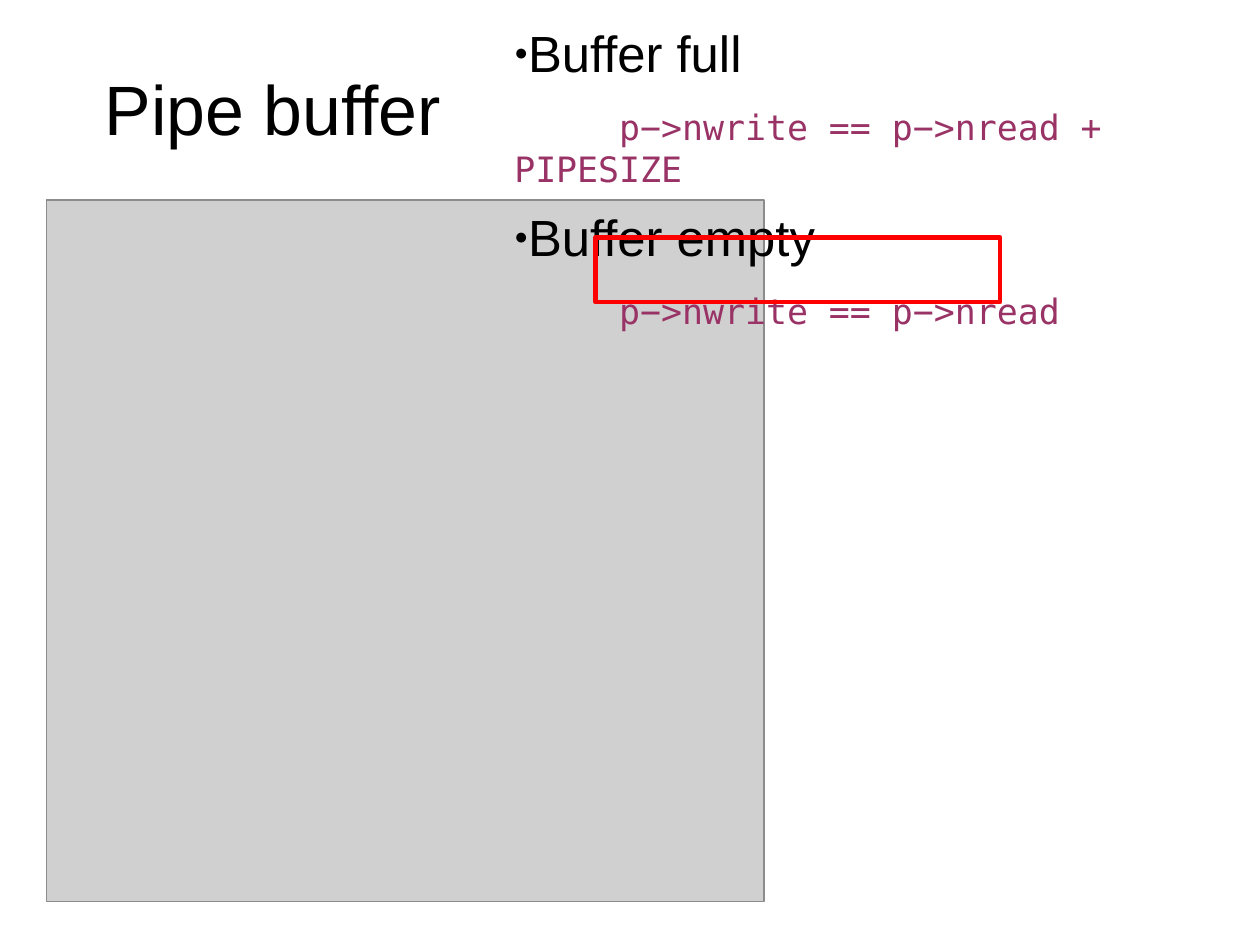
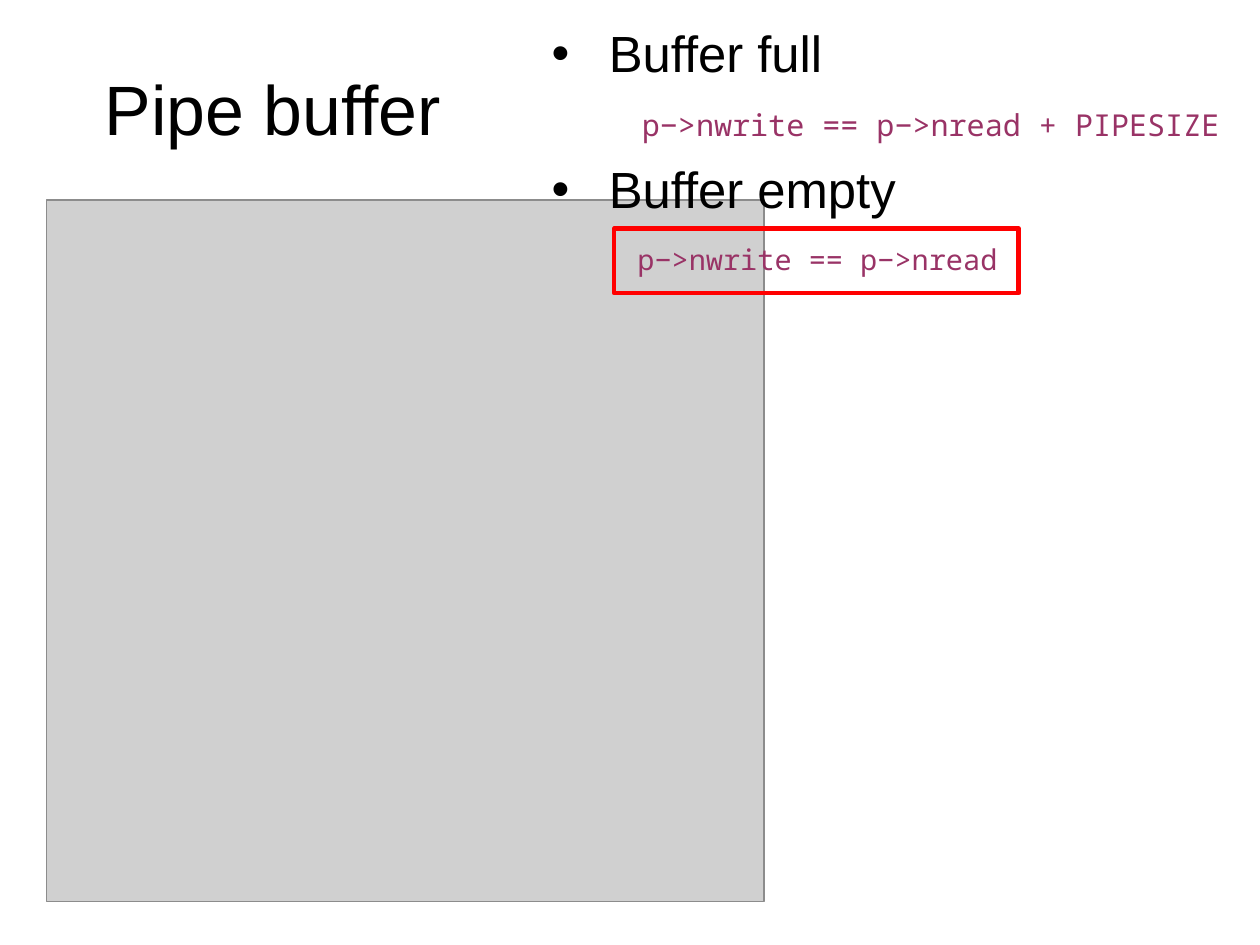
Before and after one commit to mars-research/cs5460, a slide deck: slide 106 of static/lectures/lecture13-synchronization/lecture13-synchronization.pptx (slide 107 before the commit). Drawn at 1260x945 pixels with LibreOffice and Linux fonts; fonts in the diff are those of the drawing; grey boxes stand for pictures. Boxes give left, top, right and bottom in pixels: in the first picture for what was removed or moved away, otherwise in the second. Text is boxed around its words. In the diff, an @@ line names an element or a change of style, - is before the commit and + after.

```diff
--- a/static/lectures/lecture13-synchronization/lecture13-synchronization.pptx
+++ b/static/lectures/lecture13-synchronization/lecture13-synchronization.pptx
@@ text "Buffer full": place and size @@
-text "Buffer full" at box(514, 35, 1060, 332)
+text "Buffer full" at box(609, 35, 1219, 278)
@@ text "Buffer full" at box(609, 35, 1219, 278): size 22 to 19 pt in "p−>nwrite == p−>nread + PIPESIZE"; font DejaVu Sans Mono to Noto Sans Mono in "p−>nwrite == p−>nread + PIPESIZE", "p−>nwrite == p−>nread"; size 22 to 18 pt in "p−>nwrite == p−>nread"; bullet ● to • @@
@@ freeform shape: place and size @@
-freeform shape at box(596, 238, 1000, 302)
+freeform shape at box(614, 229, 1019, 293)
```
Also in this commit, not shown: 14 other slides changed, 4 other files.
